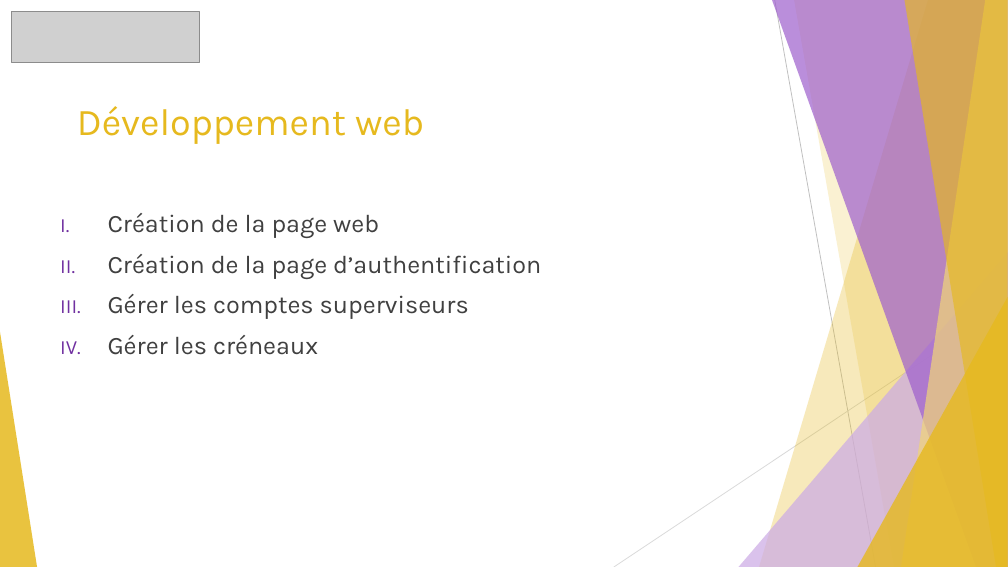
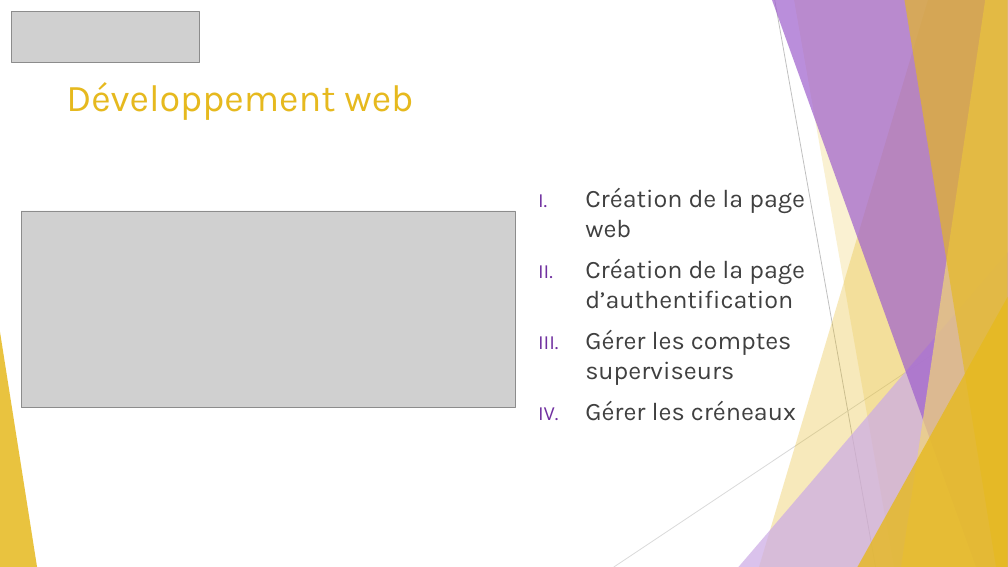
Before and after one commit to GuiguiMvn/Systeme-Escape-Game-Telethon, a slide deck: slide 3 of Cyril/Présentation.pptx. Drawn at 1008x567 pixels with LibreOffice and Linux fonts; fonts in the diff are those of the drawing; grey boxes stand for pictures. Boxes give left, top, right and bottom in pixels: in the first picture for what was removed or moved away, otherwise in the second. Text is boxed around its words. In the diff, an @@ line names an element or a change of style, - is before the commit and + after.

```diff
--- a/Cyril/Présentation.pptx
+++ b/Cyril/Présentation.pptx
@@ title "Développement web": place and size @@
-title "Développement web" at [77, 106, 424, 144]
+title "Développement web" at [66, 82, 413, 120]
@@ text "Création de la page web" rewrapped from [108, 213, 541, 355] to [585, 188, 805, 421] @@
@@ picture added at [21, 211, 516, 408] @@
```
Also in this commit, not shown: 10 other slides changed, 2 other files.
